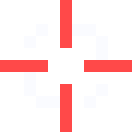
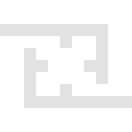
Layers edited between the first and the second (132, 132) image:
added layer "Layer 3" above "Layer 2" over [0, 24, 132, 108]
renamed "Layer 1" to "Layer 0", hid it, painted on it over [0, 0, 132, 132]
